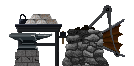
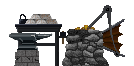
Before/after of a w=134, h=66 layered artwork. What changed in the layer stack:
added layer "HAWTKOLZ" in group "Forge" over [75, 25, 95, 30]
